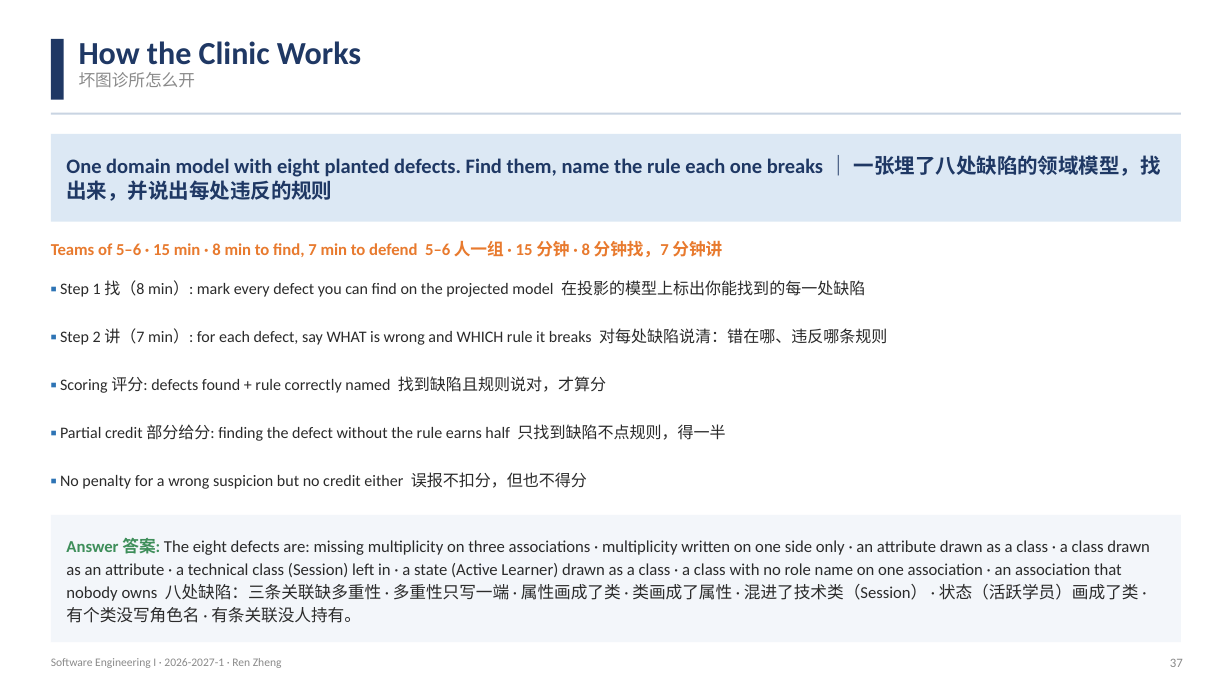
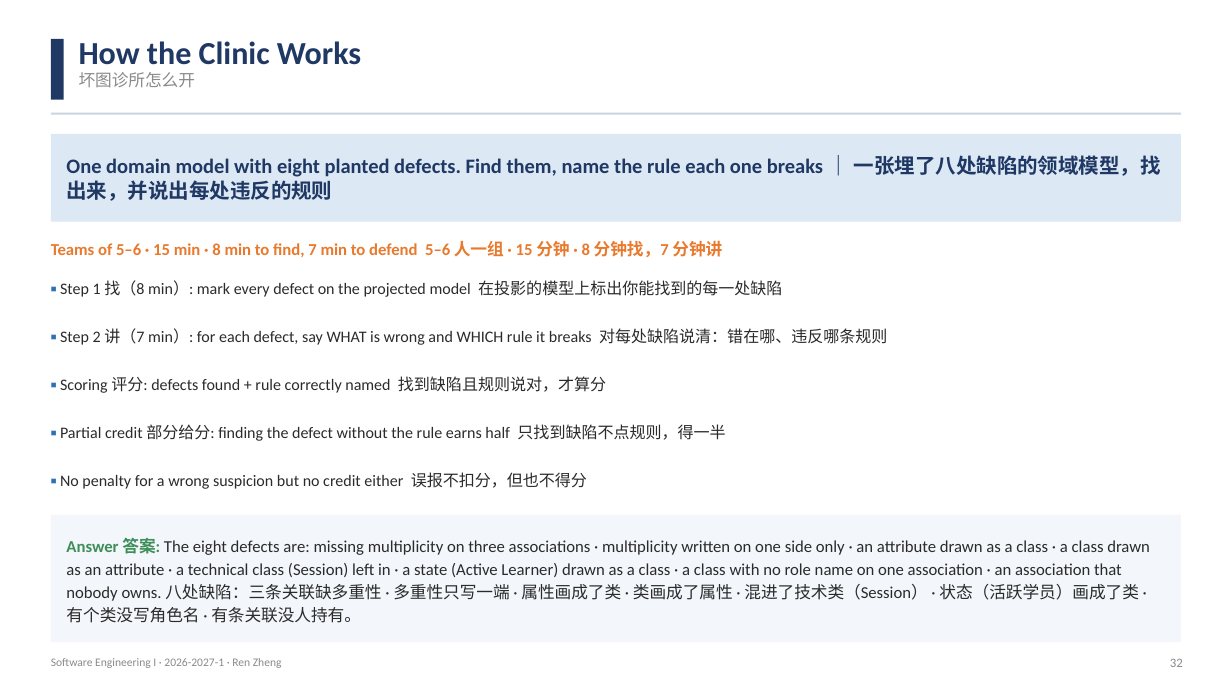
Before and after one commit to klausren/software-engineering-course, a slide deck: slide 32 of 01-slides/W09-Requirements-Modeling-Domain-Model.pptx (slide 37 before the commit). Drawn at 1232x693 pixels with LibreOffice and Linux fonts; fonts in the diff are those of the drawing. Boxes give left, top, right and bottom in pixels: in the first picture for what was removed or moved away, otherwise in the second. Text is boxed around its words. In the diff, an @@ line names an element or a change of style, - is before the commit and + after.

```diff
--- a/01-slides/W09-Requirements-Modeling-Domain-Model.pptx
+++ b/01-slides/W09-Requirements-Modeling-Domain-Model.pptx
@@ text at [60, 280, 782, 297]: text changed @@
-▪ Step 1 找（8 min）: mark every defect you can find on the projected model 在投影的模型上标出你能找到的每一处缺陷
+▪ Step 1 找（8 min）: mark every defect on the projected model 在投影的模型上标出你能找到的每一处缺陷
@@ text at [66, 538, 1150, 623]: text changed @@
-Answer 答案: The eight defects are: missing multiplicity on three associations · multiplicity written on one side only · an attribute drawn as a class · a class drawn as an attribute · a technical class (Session) left in · a state (Active Learner) drawn as a class · a class with no role name on one association · an association that nobody owns 八处缺陷：三条关联缺多重性 · 多重性只写一端 · 属性画成了类 · 类画成了属性 · 混进了技术类（Session） · 状态（活跃学员）画成了类 · 有个类没写角色名 · 有条关联没人持有。
+Answer 答案: The eight defects are: missing multiplicity on three associations · multiplicity written on one side only · an attribute drawn as a class · a class drawn as an attribute · a technical class (Session) left in · a state (Active Learner) drawn as a class · a class with no role name on one association · an association that nobody owns. 八处缺陷：三条关联缺多重性 · 多重性只写一端 · 属性画成了类 · 类画成了属性 · 混进了技术类（Session） · 状态（活跃学员）画成了类 · 有个类没写角色名 · 有条关联没人持有。
@@ text at [1170, 659, 1183, 667]: text changed @@
-37
+32
```
Also in this commit, not shown: 25 other slides changed, 6 slides added, 10 slides removed.
